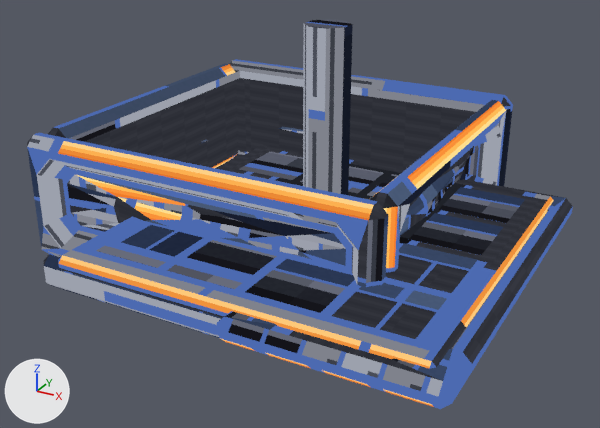
One commit to the glTF model art/out/marlit_solar.glb: the scene before it, then after it.
Camera for both pictures: a camera (50 mm lens) standing at (1.7, -3.35, 1.72) and looking at (-0.22, 0.13, -0.02). The lights are fixed; the arrows at lower left show +X, +Y and +Z. The older version comes first. Vertices at exactly the same position are counted once.

The first picture shows 'marlit_solar_body', 'marlit_solar_lid', 'marlit_solar_mast', 'marlit_solar_panel'.
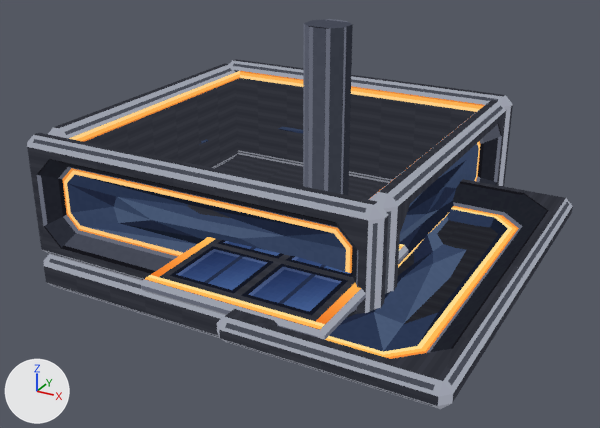
Boxes [x1, y1, x2, y2] around the edits, measured in the pictures (600 x 428 px; the box of a moved part takes in the faces that stretch with it):
'marlit_solar_panel', reshaped: before [58, 144, 554, 369]; after [141, 237, 408, 340]
part 1 of me_marlit_solar_body, surface changed: [27, 59, 513, 338] in both
part 2 of me_marlit_solar_lid, surface changed: [217, 179, 573, 409] in both
part 3 of me_marlit_solar_panel, moved or reshaped: before [58, 148, 554, 369]; after [141, 239, 408, 340]
part 4 of me_marlit_solar_panel, moved or reshaped: before [63, 144, 550, 361]; after [145, 237, 404, 329]
part 5 of me_marlit_solar_panel, rebuilt: before [167, 240, 277, 289]; after [169, 246, 273, 293]
part 6 of me_marlit_solar_panel, rebuilt (not visible before): after [285, 256, 353, 277]
part 7 of me_marlit_solar_panel, rebuilt: before [245, 259, 355, 313]; after [241, 264, 348, 315]
part 8 of me_marlit_solar_panel, rebuilt (not visible before): after [218, 240, 284, 258]
part 9 of me_marlit_solar_panel, deleted: before [96, 152, 525, 339]
part 10 of me_marlit_solar_mast, surface changed (grey to blue): [303, 19, 353, 195] in both

Patch to the scene script:
```diff
--- a/art/out/marlit_solar.glb.py
+++ b/art/out/marlit_solar.glb.py
@@ me_marlit_solar_body @@
 me_marlit_solar_body.from_pydata(...)  # 288 vertices, 568 faces; spans x -1.5..0.5, y -0.5..1.5, z -0.5..0.38
 # used by ob_marlit_solar_body; location = (0.0, 0.0, 0.0)
+# me_marlit_solar_body part 1: texture (UV) coordinates of 564 of 568 faces, centred in x -1.5..0.5, y -0.5..1.5, z -0.48..0.38, changed; they spanned u 0.0..0.99, v 0.08..1.0 and now span u 0.0..1.0, v 0.2..1.0
 me_marlit_solar_body.materials.append(mat_marlit_solar)
@@ me_marlit_solar_lid @@
 me_marlit_solar_lid.from_pydata(...)  # 61 vertices, 118 faces; spans x 0.0..1.0, y -1.0..1.0, z -0.15..0.0
 # used by ob_marlit_solar_lid; location = (0.0, 0.0, 0.0)
+# me_marlit_solar_lid part 2: texture (UV) coordinates of 116 of 118 faces, centred in x 0.0..1.0, y -1.0..1.0, z -0.13..0.0, changed; they spanned u 0.0..0.98, v 0.09..0.8 and now span u 0.0..0.99, v 0.23..1.0
 me_marlit_solar_lid.materials.append(mat_marlit_solar)
@@ me_marlit_solar_panel @@
 # used by ob_marlit_solar_panel; location = (0.0, 0.0, 0.0)
-me_marlit_solar_panel.from_pydata(...)  # 100 vertices, 84 faces; spans x -0.92..0.92, y -0.92..0.92, z -0.06..0.02
+me_marlit_solar_panel.from_pydata(...)  # 76 vertices, 104 faces; spans x -0.45..0.45, y -0.9..0.04, z -0.07..0.01
+# me_marlit_solar_panel part 3: the loose piece of 24 vertices spanning x -0.92..0.92, y -0.92..0.92, z -0.06..0.02 is scaled about its middle by (0.485, 0.485, 0.778), then moved by (0.0, -0.45, 0.0)
+# me_marlit_solar_panel part 4: the loose piece of 12 vertices spanning x -0.89..0.89, y -0.89..0.89, z 0.02 is scaled about its middle by (0.477, 0.471, 1), then moved by (0.0, -0.45, -0.01)
+# me_marlit_solar_panel part 5: the loose piece of 4 vertices spanning x -0.38..-0.03, y -0.79..-0.43, z 0.02 is rebuilt with 4 vertices and now spans x -0.35..-0.02, y -0.8..-0.47, z 0.01
+# me_marlit_solar_panel part 6: the loose piece of 4 vertices spanning x 0.03..0.38, y -0.38..-0.03, z 0.02 is rebuilt with 4 vertices and now spans x 0.02..0.35, y -0.43..-0.1, z 0.01
+# me_marlit_solar_panel part 7: the loose piece of 4 vertices spanning x 0.03..0.38, y -0.79..-0.43, z 0.02 is rebuilt with 4 vertices and now spans x 0.02..0.35, y -0.8..-0.47, z 0.01
+# me_marlit_solar_panel part 8: the loose piece of 4 vertices spanning x -0.38..-0.03, y -0.38..-0.03, z 0.02 is rebuilt with 4 vertices and now spans x -0.35..-0.02, y -0.43..-0.1, z 0.01
+# me_marlit_solar_panel part 9: 12 loose pieces with 48 vertices, spanning x -0.79..0.79, y -0.79..0.79, z 0.02, are deleted
+# other edits to the shape of me_marlit_solar_panel do not show in these pictures
 me_marlit_solar_panel.materials.append(mat_marlit_solar)
@@ me_marlit_solar_mast @@
 me_marlit_solar_mast.from_pydata(...)  # 16 vertices, 22 faces; spans x -0.102..0.102, y -0.102..0.102, z 0.0..1.0
 # used by ob_marlit_solar_mast; location = (0.0, 0.0, 0.0)
+# me_marlit_solar_mast part 10: texture (UV) coordinates of 22 of 22 faces, centred in x -0.102..0.102, y -0.102..0.102, z 0.333..1.0, changed; they spanned u 0.0..0.9, v 0.43..0.61 and now span u 0.0..0.98, v 0.52..0.68
 me_marlit_solar_mast.materials.append(mat_marlit_solar)
```
